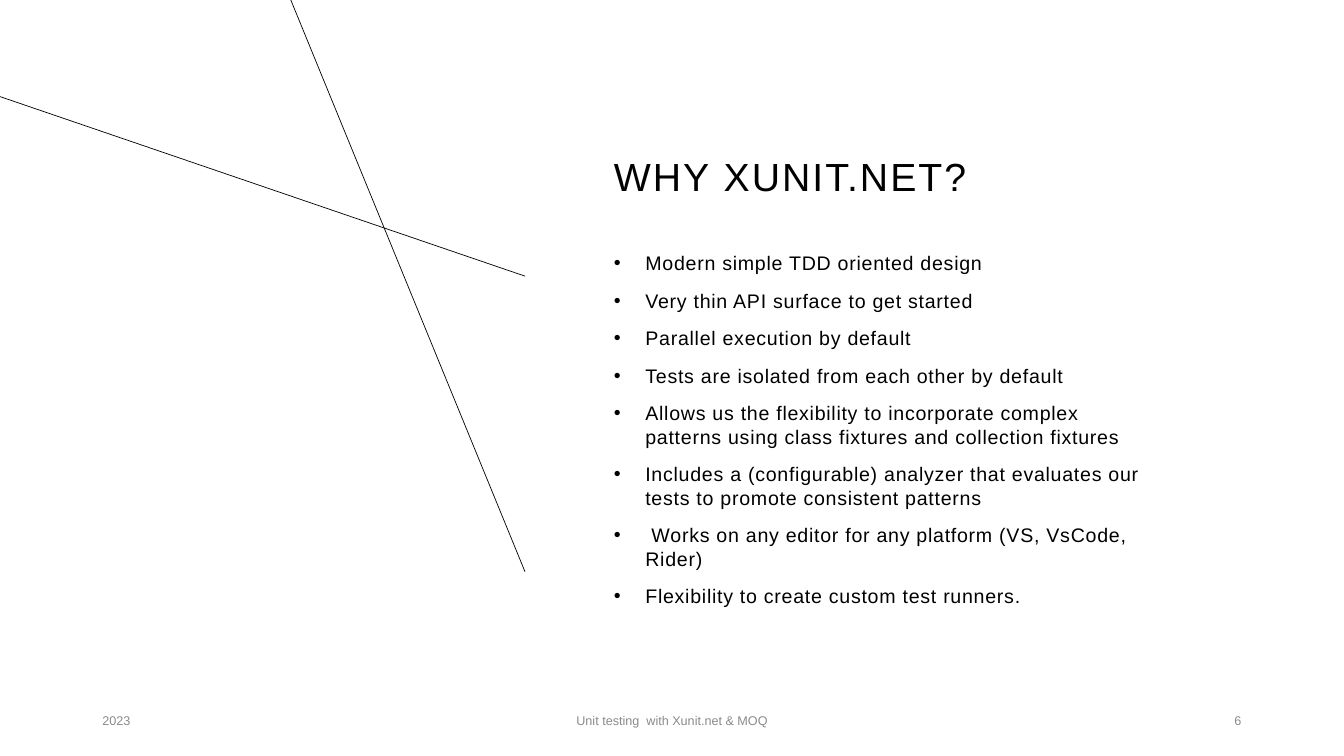
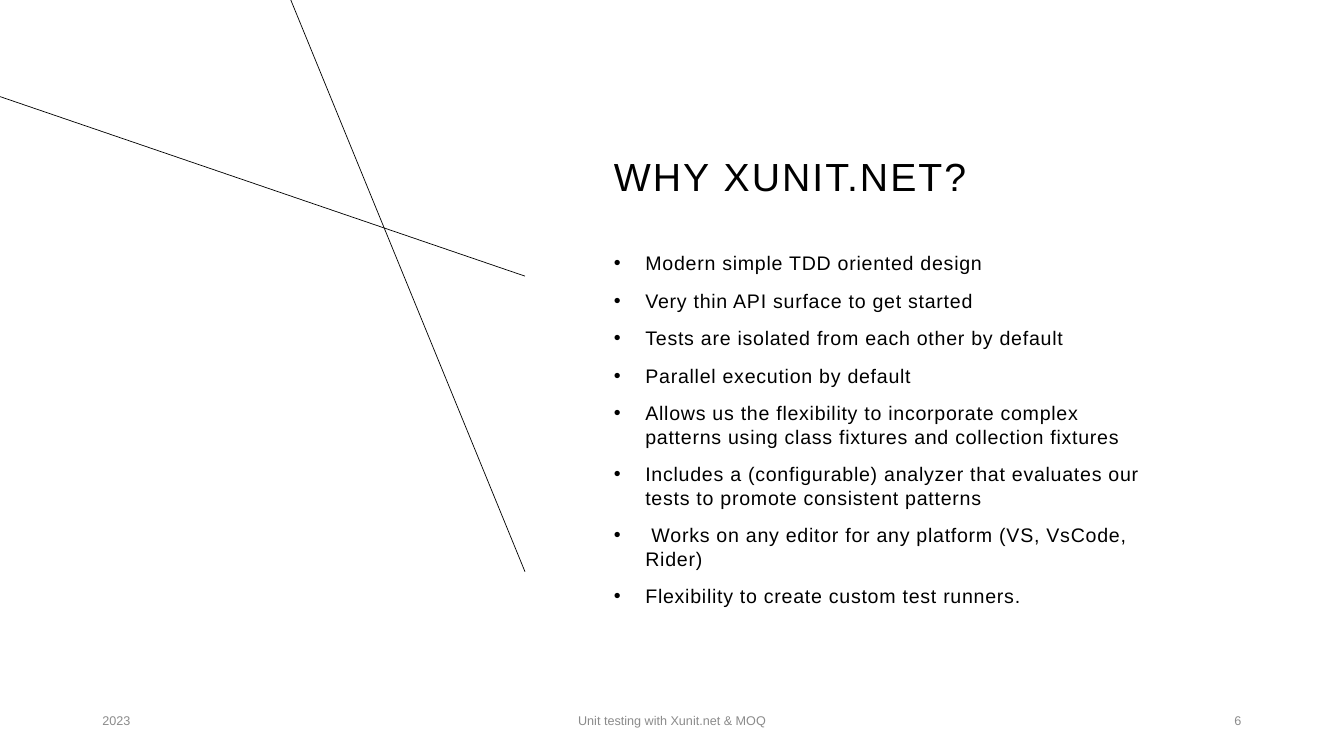
Before and after one commit to rysjones/XUnitPresentation, a slide deck: slide 6 of Presentation/Unit Testing with Xunit - Moq.pptx. Drawn at 1344x756 pixels with LibreOffice and Linux fonts; fonts in the diff are those of the drawing. Boxes give left, top, right and bottom in pixels: in the first picture for what was removed or moved away, otherwise in the second. Text is boxed around its words. In the diff, an @@ line names an element or a change of style, - is before the commit and + after.

```diff
--- a/Presentation/Unit Testing with Xunit - Moq.pptx
+++ b/Presentation/Unit Testing with Xunit - Moq.pptx
@@ text at box(645, 330, 1063, 349): paragraph added @@
+• Tests are isolated from each other by default
@@ text at box(645, 368, 1063, 387): paragraph removed @@
-• Tests are isolated from each other by default
```
Also in this commit, not shown: 2 other slides changed.
